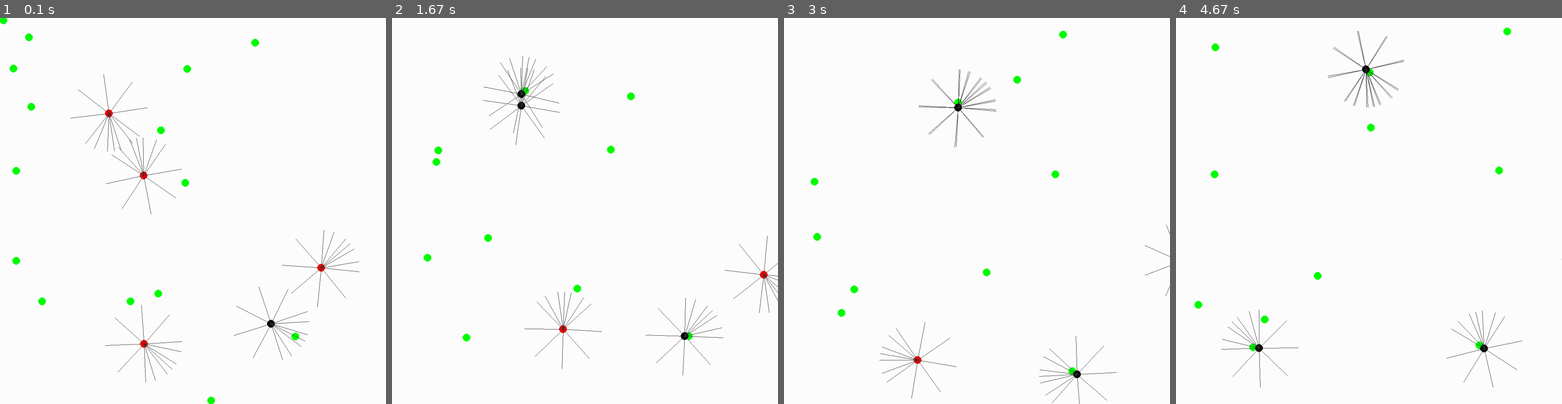
Above: before the commit, frames 1-4 (left to right).
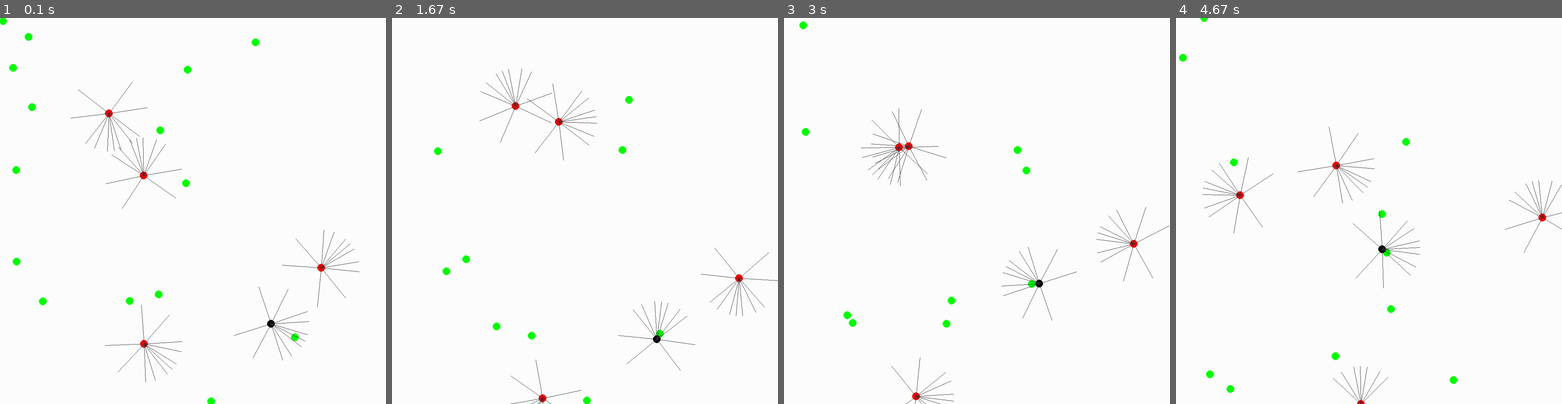
Above: after the commit, the same moments.

Repository: Florian-DELRIEU/IA-PreyPredators
Game: pygame game, started from main.py
The game is run twice, just before and just after one commit, with the same random seed, the same clock (stepped at 60 frames per second) and the same inputs.
Inputs:
- Up to frame 1 (0.1 s): no input
- Up to frame 2 (1.67 s): no input
- Up to frame 3 (3 s): no input
- Up to frame 4 (4.67 s): no input

The runs differ from the first frame. In frame 1, 0.3% of the frame differs, in the area x 0-84%, y 0-100%; in frame 2, 2.5%; in frame 3, 2.4%; in frame 4, 2.5%, in the area x 0-100%, y 0-100%.

Commit message:
[0.13] - Preys die when been hit

Diff:
--- a/classes.py
+++ b/classes.py
@@ -21,6 +21,7 @@
         self.rays_angles = []
         self.detect_range = 100
         self.target = None
+        self.energy = 10
 
     def draw(self, window):
         """
@@ -54,16 +55,20 @@
             method = "predator"
         self.iteration += 1
         #self.keep_in_screen()
+        loop_iteration = random.randint(50,60)
         if method == "random":
             self.x += self.speed * np.cos(self.direction)
             self.y += self.speed * np.sin(self.direction)
-            if self.iteration >= 50:
+            if self.iteration >= loop_iteration:
                 self.direction = np.radians(random.randint(0,360))
-                self.iteration -= 50
+                self.iteration -= loop_iteration
         if method == "predator":
             self.iteration = 0
             self.x += self.speed * np.cos(self.direction)
             self.y += self.speed * np.sin(self.direction)
+
+    def gain_energy(self,ammont):
+        self.energy += ammont
 
     def create_rays(self):
         """
@@ -72,7 +77,7 @@
         """
         self.rays = []
         self.rays_angles = self.direction + np.radians(np.array(
-            [0,180] + [10,30,45,90,135] + [350,330,315,270,225]
+            [0] + [10,30,45,90,135] + [-10,-30,-45,-90,-135]
         ))
         for i in range(len(self.rays_angles)):
             current_angle = self.rays_angles[i]
@@ -89,12 +94,14 @@
         """
         # Initialisation
         self.create_rays()
+        self.target = None
         closest_prey = None
         min_distance = self.detect_range
         # Boucle de détection
         for prey in preys:
             for i in range(len(self.rays)):
                 end_x,end_y = self.rays[i]
+                # Vérifie si une proie est détectée
                 if self.line_intersects_circle(self.x, self.y, end_x, end_y, prey.x, prey.y, prey.size):
                     distance = math.hypot(prey.x - self.x, prey.y - self.y)
                     # Vérifie si la proie en cours est plus proche qu'une autre
@@ -102,7 +109,14 @@
                         min_distance = distance
                         closest_prey = prey
                         self.direction = self.rays_angles[i]
-        return closest_prey
+                    # Verifié si contact avec la proie
+                    if distance <= self.size:
+                        prey.color = GREY
+                        prey.gain_energy(-10000)
+        self.target = closest_prey
+        # Changement de couleur si proie detecté
+        if self.target is None: self.color = RED
+        else:                   self.color = BLACK
 
     def keep_in_screen(self):
         """
--- a/main.py
+++ b/main.py
@@ -19,15 +19,15 @@
     # move all blobs
     time.sleep(1/FPS)
     for blob in Preys:
-        blob.draw(window)
-        blob.move()
-    for blob in Predators:
-        blob.target = None
-        blob.target = blob.detect(Preys)
         blob.move()
         blob.draw(window)
-        if blob.target is not None: blob.color = BLACK
-        if blob.target is None:     blob.color = RED
+        blob.gain_energy(0)
+        if blob.energy <= 0: Preys.__delitem__(Preys.index(blob))
+    for blob in Predators:
+        blob.detect(Preys)
+        blob.move()
+        blob.draw(window)
+        if blob.energy <= 0: Predators.__delitem__(Predators.index(blob))
     pygame.display.update()
 
 # Quitter Pygame
